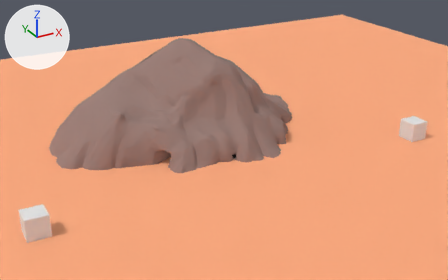
A saved change to the Blender file blender/map.blend.
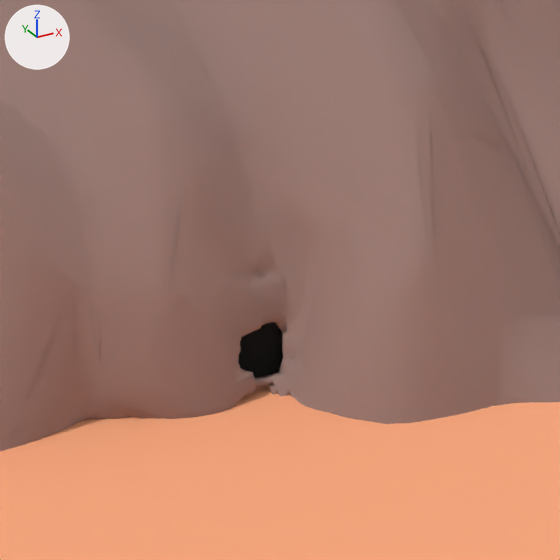
Each version is shown whole from a camera (50 mm lens) standing at (-28.27, -45.4, 27.37) and looking at (0.24, 6.44, 1.46), then close up on the part from 47% to 58% of the width and 45% to 62% of the height. The axes (+X, +Y, +Z) are drawn at upper left. The lights are the same throughout.

In view in the first close-up: 'Floor', 'Mountain', 'Plane'.
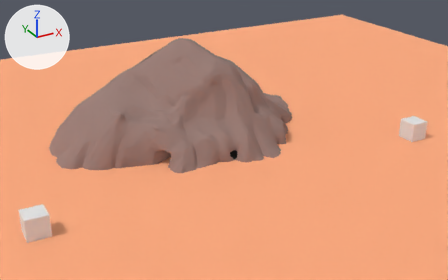
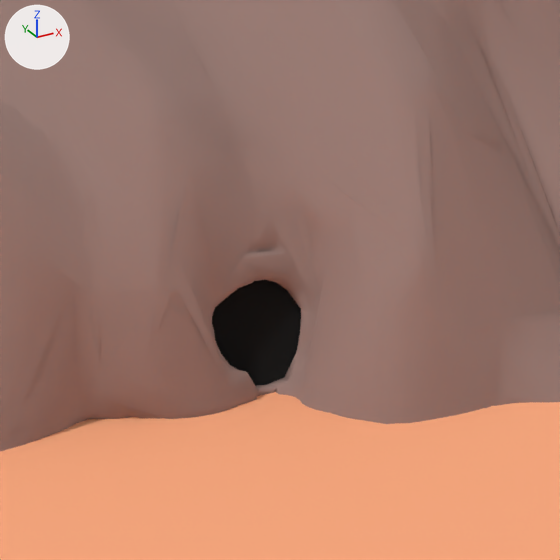
Where the change shows, as pixel boxes [x1, y1, x2, y2] in the close-ups (560 x 560 px; the box of a moved part takes in the faces that stretch with it):
'Plane', moved, turned
    before: [238, 322, 283, 378]
    after: [212, 280, 301, 386]
part 1 of me_plane_002, moved or reshaped
    before: [155, 48, 417, 412]
    after: [152, 48, 417, 413]

The change, as a list of edits to the scene's bpy script:
```text
Change me_plane_002:
    where me_plane_002.from_pydata(...)  # 26343 vertices, 7449 faces; spans x -16.9..15.3, y 2.4..17.2, z -1.6..10.3
    used by ob_mountain; location = (0.0, 0.0, 0.0)
    me_plane_002 part 1: 333 of 26343 vertices moved; they spanned x -0.4..1.0, y 4.3..5.2, z -0.1..1.5 and now span x -0.5..1.1, y 4.3..5.2, z -0.1..1.6; mean shift (0.0, 0.0, 0.1); largest move (0.4, 4.5, 0.7) -> (0.4, 4.7, 1.1)
Change ob_plane:
    ob_plane.location: (0.453, 4.577, 0.095) -> (0.453, 4.465, 0.095)
    ob_plane.rotation_euler: (1.404, 0.0, 0.0) -> (1.156, 0.0359, -0.174)  # degrees (80, 0, 0) -> degrees (66, 2.1, -10)
```
